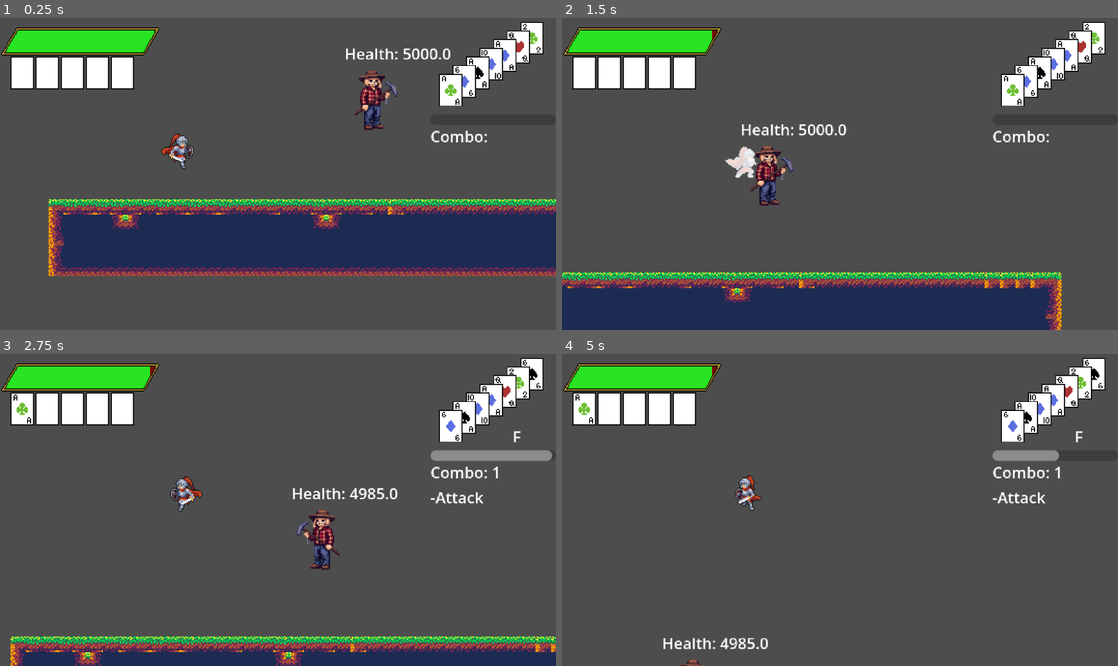
Above: before the commit, frames 1-4 (two rows, left to right).
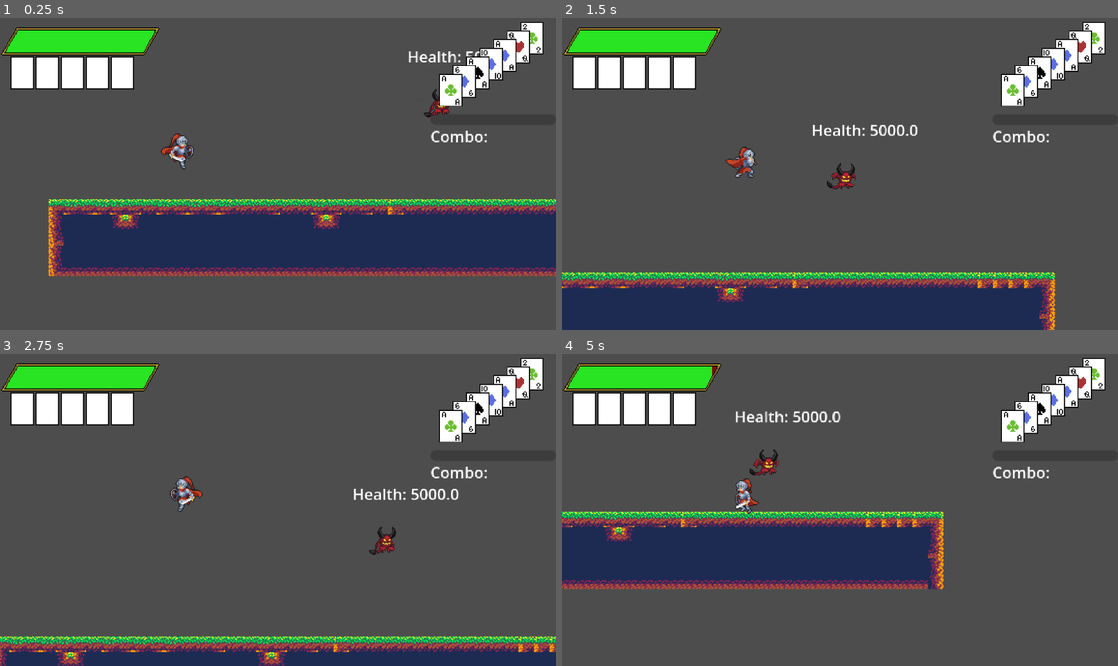
Above: after the commit, the same moments.

Repository: kli007/Bluff-All-In
Game: Godot game, scene res://main.tscn
Same seed, same stepped clock (60 frames per second), same inputs: the game is played once before the commit and once after it.
Inputs:
- Up to frame 1 (0.25 s): no input
- Up to frame 2 (1.5 s): tap Enter (Showdown) at 0.5 s; hold S (Look_Down) 0.53-1.28 s; hold D (Move_Right) from 0.53 s (still down); tap Space (Move_Jump) at 0.77 s; tap , (Attack) at 1.35 s
- Up to frame 3 (2.75 s): tap Space (Move_Jump) at 1.52 s; tap S (Look_Down) at 1.55, 2.3 s; release D (Move_Right) at 2.03 s; hold A (Move_Left) from 2.03 s (still down); hold Shift (Burn) from 2.03 s (still down)
- Up to frame 4 (5 s): release A (Move_Left) at 2.78 s; release Shift (Burn) at 2.78 s; hold D (Move_Right) 2.78-4.28 s; tap Caps Lock (Dash) at 2.85 s; tap Space (Move_Jump) at 3.02, 3.77, 4.52 s; tap S (Look_Down) at 3.05, 4.35 s; hold S (Look_Down) 3.53-4.28 s; tap Delete (Delete) at 3.6 s; hold A (Move_Left) from 4.28 s (still down)

The runs differ from the first frame. In frame 1, 1.3% of the frame differs, in the area x 62-87%, y 9-36%; in frame 2, 5.7%; in frame 3, 7.4%; in frame 4, 19%, in the area x 0-98%, y 2-100%.

Commit message:
flying enemy update
added animation for flying enemy, can now chase the player and shoot at them when close, function for projectile not started

Diff:
--- a/Enemy/flyingEnemy.tscn
+++ b/Enemy/flyingEnemy.tscn
@@ -2,16 +2,94 @@
 
 [ext_resource type="PackedScene" uid="uid://dqswf1f3rgufw" path="res://Enemy/enemyTemplate.tscn" id="1_lynjm"]
 [ext_resource type="Script" uid="uid://d3551tsi1ohae" path="res://Enemy/flying_enemy.gd" id="2_4fnm7"]
+[ext_resource type="Texture2D" uid="uid://c6djga4r62qvl" path="res://Assets/Sprite/Enemy/FlyingEnemy.png" id="3_53qlv"]
+
+[sub_resource type="CircleShape2D" id="CircleShape2D_5sqx0"]
+
+[sub_resource type="Animation" id="Animation_53qlv"]
+resource_name = "FLY"
+length = 0.5
+loop_mode = 1
+tracks/0/type = "value"
+tracks/0/imported = false
+tracks/0/enabled = true
+tracks/0/path = NodePath("VisualManager/Sprite:frame")
+tracks/0/interp = 1
+tracks/0/loop_wrap = true
+tracks/0/keys = {
+"times": PackedFloat32Array(0, 0.125, 0.25, 0.375),
+"transitions": PackedFloat32Array(1, 1, 1, 1),
+"update": 1,
+"values": [8, 9, 10, 11]
+}
+
+[sub_resource type="Animation" id="Animation_v2l82"]
+length = 0.001
+tracks/0/type = "value"
+tracks/0/imported = false
+tracks/0/enabled = true
+tracks/0/path = NodePath("VisualManager/Sprite:frame")
+tracks/0/interp = 1
+tracks/0/loop_wrap = true
+tracks/0/keys = {
+"times": PackedFloat32Array(0),
+"transitions": PackedFloat32Array(1),
+"update": 1,
+"values": [0]
+}
+
+[sub_resource type="Animation" id="Animation_osyvj"]
+resource_name = "SHOOT"
+tracks/0/type = "value"
+tracks/0/imported = false
+tracks/0/enabled = true
+tracks/0/path = NodePath("VisualManager/Sprite:frame")
+tracks/0/interp = 1
+tracks/0/loop_wrap = true
+tracks/0/keys = {
+"times": PackedFloat32Array(0, 0.125, 0.25, 0.375, 0.5, 0.625, 0.75, 0.875),
+"transitions": PackedFloat32Array(1, 1, 1, 1, 1, 1, 1, 1),
+"update": 1,
+"values": [0, 1, 2, 3, 4, 5, 6, 7]
+}
+
+[sub_resource type="AnimationLibrary" id="AnimationLibrary_osyvj"]
+_data = {
+&"FLY": SubResource("Animation_53qlv"),
+&"RESET": SubResource("Animation_v2l82"),
+&"SHOOT": SubResource("Animation_osyvj")
+}
 
 [node name="FlyingEnemy" unique_id=569175648 instance=ExtResource("1_lynjm")]
 script = ExtResource("2_4fnm7")
 flying_amplitude = 10.0
 flying_period = 2.0
 flying_range = []
+shooting_range = 150.0
 
-[node name="StateTimer" type="Timer" parent="." index="9" unique_id=2130467437]
+[node name="Sprite" parent="VisualManager" parent_id_path=PackedInt32Array(1465317720) index="0" unique_id=97275318]
+scale = Vector2(0.45, 0.45)
+texture = ExtResource("3_53qlv")
+hframes = 8
+vframes = 4
 
-[node name="FlyingTimer" type="Timer" parent="." index="10" unique_id=2103293811]
+[node name="Collision" parent="." index="2" unique_id=775821313]
+scale = Vector2(1.2, 0.6)
 
+[node name="PlayerArea" type="Area2D" parent="." index="3" unique_id=181755791]
+scale = Vector2(20, 20)
+
+[node name="TrackCollision" type="CollisionShape2D" parent="PlayerArea" index="0" unique_id=1743099216]
+shape = SubResource("CircleShape2D_5sqx0")
+
+[node name="AnimationPlayer" parent="." index="5" unique_id=423126123]
+libraries/ = SubResource("AnimationLibrary_osyvj")
+
+[node name="StateTimer" type="Timer" parent="." index="10" unique_id=2130467437]
+
+[node name="FlyingTimer" type="Timer" parent="." index="11" unique_id=2103293811]
+
+[connection signal="body_entered" from="PlayerArea" to="." method="_on_player_area_body_entered"]
+[connection signal="animation_finished" from="AnimationPlayer" to="." method="_on_animation_player_animation_finished"]
 [connection signal="timeout" from="StateTimer" to="." method="_on_state_timer_timeout"]
 [connection signal="timeout" from="FlyingTimer" to="." method="_on_flying_timer_timeout"]
--- a/Enemy/flying_enemy.gd
+++ b/Enemy/flying_enemy.gd
@@ -3,15 +3,18 @@
 var time_passed: float = 0.0
 var isAction: State = State.LOOK
 var nextAction: State
+var targetBody: CharacterBody2D
 
-enum State {FLY, IDLE, LOOK, CHASE, SHOOT}
+enum State {FLY, IDLE, LOOK, CHASE, SHOOT, HURT}
 
 @onready var flyTimer: Timer = $FlyingTimer
 @onready var stateTimer: Timer = $StateTimer
+@onready var animNode: AnimationPlayer = $AnimationPlayer
 
 @export var flying_amplitude: float = 10.0
 @export var flying_period: float = 2.0
 @export var flying_range: Array
+@export var shooting_range: float = 150.0
 
 func _ready() -> void:
 	super._ready()
@@ -24,23 +27,38 @@
 	speed = 50
 	max_health = 5000
 
+func _physics_process(delta: float) -> void:
+	time_passed += delta
+	super._physics_process(delta)
+	animation_control()
+
 func movement(_delta: float) -> void:
-	time_passed += _delta
+	if Input.is_action_just_pressed("Look_Down"):
+		switchIdle(State.SHOOT)
 	match isAction:
 		State.LOOK:
 			if not direction.x:
 				direction.x = 1
 			else:
 				direction *= -1
-				switchIdle(State.FLY)
+			switchIdle(State.FLY)
 		State.FLY:
 			flyingAround()
 		State.CHASE:
-			pass
+			chasePlayer()
 		State.SHOOT:
 			pass
 		State.IDLE:
 			pass
+
+
+func animation_control() -> void:
+	if isAction == State.HURT:
+		animNode.play("SHOOT")
+	elif isAction == State.SHOOT:
+		animNode.play("SHOOT")
+	else:
+		animNode.play("FLY")
 
 
 func gravity(_scalar: float, _delta: float) -> void:
@@ -57,9 +75,18 @@
 	if not is_on_wall():
 		velocity.x = direction.x * speed
 		velocity.y = sin(time_passed * flying_period) * flying_amplitude + adjustment
-		print("Adjustment: ", adjustment, " Flying Range: ", flying_range)
+		#print("Adjustment: ", adjustment, " Flying Range: ", flying_range)
 	else:
 		switchIdle(State.LOOK)
+
+func chasePlayer() -> void:
+	var targetPosition: Vector2 = targetBody.global_position
+	direction = global_position.direction_to(targetPosition)
+	#print(global_position.distance_to(targetPosition))
+	if global_position.distance_to(targetPosition) <= shooting_range:
+		switchIdle(State.SHOOT)
+		return
+	velocity = direction * speed
 
 func switchIdle(placeHolder: State = State.LOOK) -> void:
 	nextAction = State.IDLE
@@ -79,3 +106,14 @@
 
 func _on_state_timer_timeout() -> void:
 	changeState()
+
+
+func _on_animation_player_animation_finished(anim_name: StringName) -> void:
+	if anim_name == "SHOOT":
+		switchIdle(State.LOOK)
+
+
+func _on_player_area_body_entered(body: Node2D) -> void:
+	if body.name == "Player":
+		targetBody = body
+		switchIdle(State.CHASE)
--- a/main.tscn
+++ b/main.tscn
@@ -27,7 +27,7 @@
 remote_path = NodePath("../../Camera2D")
 
 [node name="FlyingEnemy" parent="." unique_id=826570356 instance=ExtResource("4_dg77c")]
-position = Vector2(352, -48)
+position = Vector2(417, -45)
 
 [node name="Camera2D" type="Camera2D" parent="." unique_id=919362061]
 position = Vector2(253, 4)
Binary file added: Assets/Sprite/Enemy/FlyingEnemy.png
Not shown, added: Assets/Sprite/Enemy/FlyingEnemy.png.import
